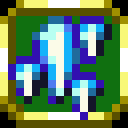
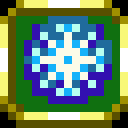
Layer changes from the first 128 x 128 image to the second:
painted on "Background" over [8, 16, 112, 120]
